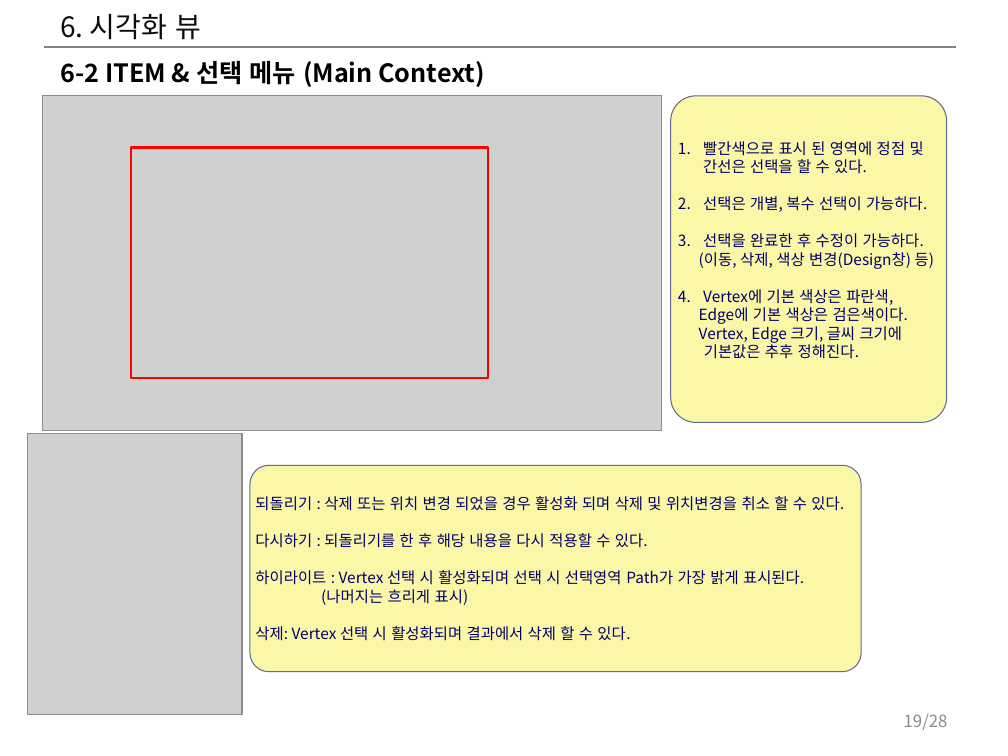
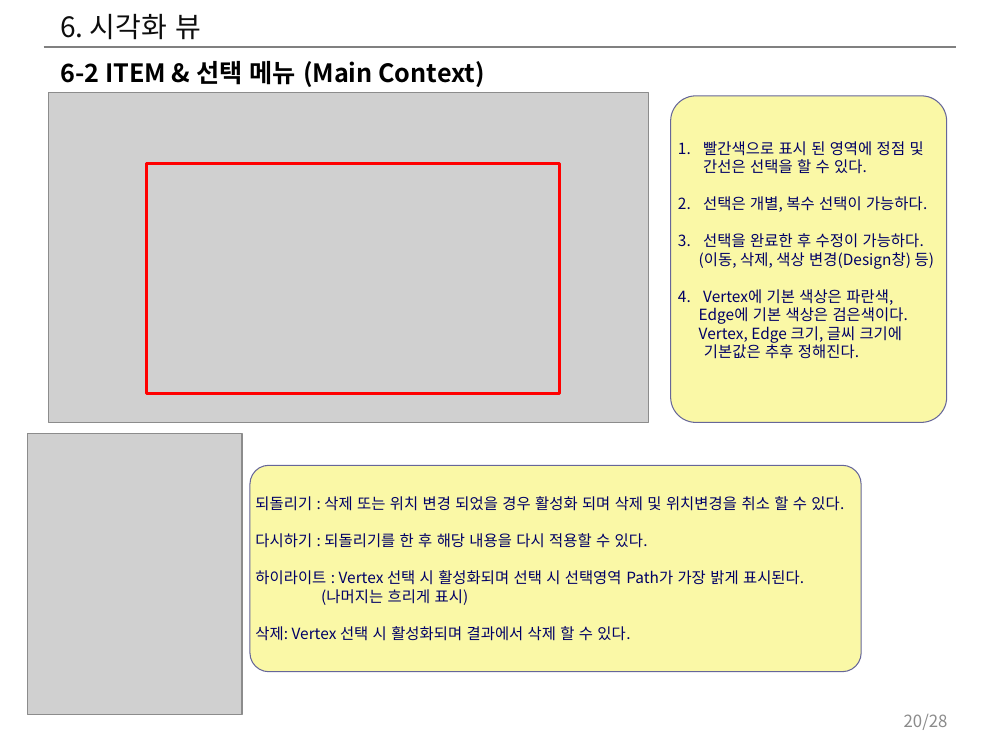
Before and after one commit to hwany7seo/gdbms_document, a slide deck: slide 20 of mockup/시각화도구_UI_UX_기획서.pptx (slide 19 before the commit). Drawn at 1008x756 pixels with LibreOffice and Linux fonts; fonts in the diff are those of the drawing; grey boxes stand for pictures. Boxes give left, top, right and bottom in pixels: in the first picture for what was removed or moved away, otherwise in the second. Text is boxed around its words. In the diff, an @@ line names an element or a change of style, - is before the commit and + after.

```diff
--- a/mockup/시각화도구_UI_UX_기획서.pptx
+++ b/mockup/시각화도구_UI_UX_기획서.pptx
@@ picture: place and size @@
-picture at <box>42,96,661,431</box>
+picture at <box>48,93,648,422</box>
@@ rectangle: place and size @@
-rectangle at <box>131,148,488,378</box>
+rectangle at <box>147,163,559,393</box>
@@ page number at <box>904,714,948,730</box>: text changed @@
-19/28
+20/28
```
Also in this commit, not shown: 16 other slides changed, 1 slide added, 7 other files.
